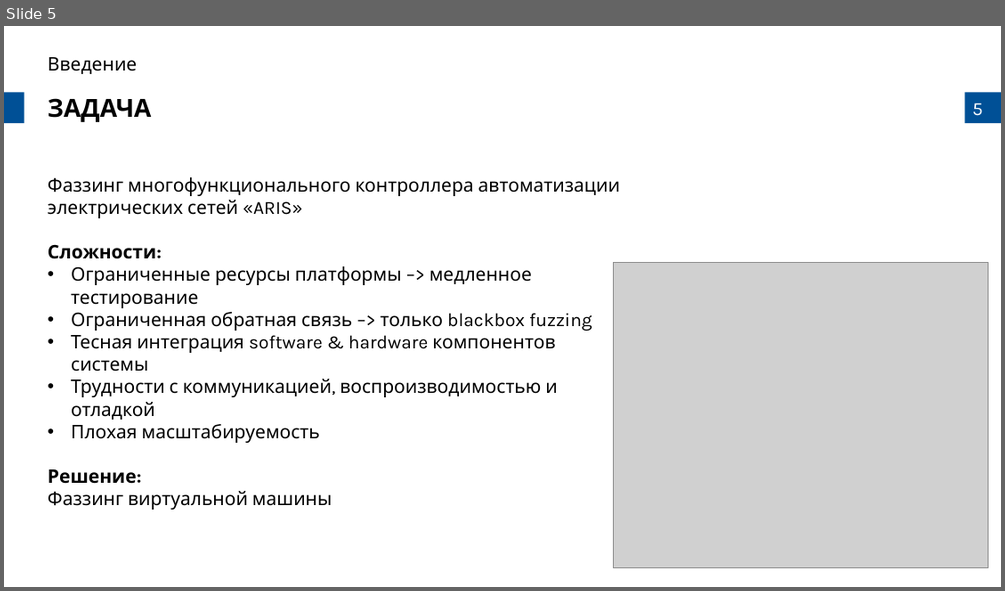
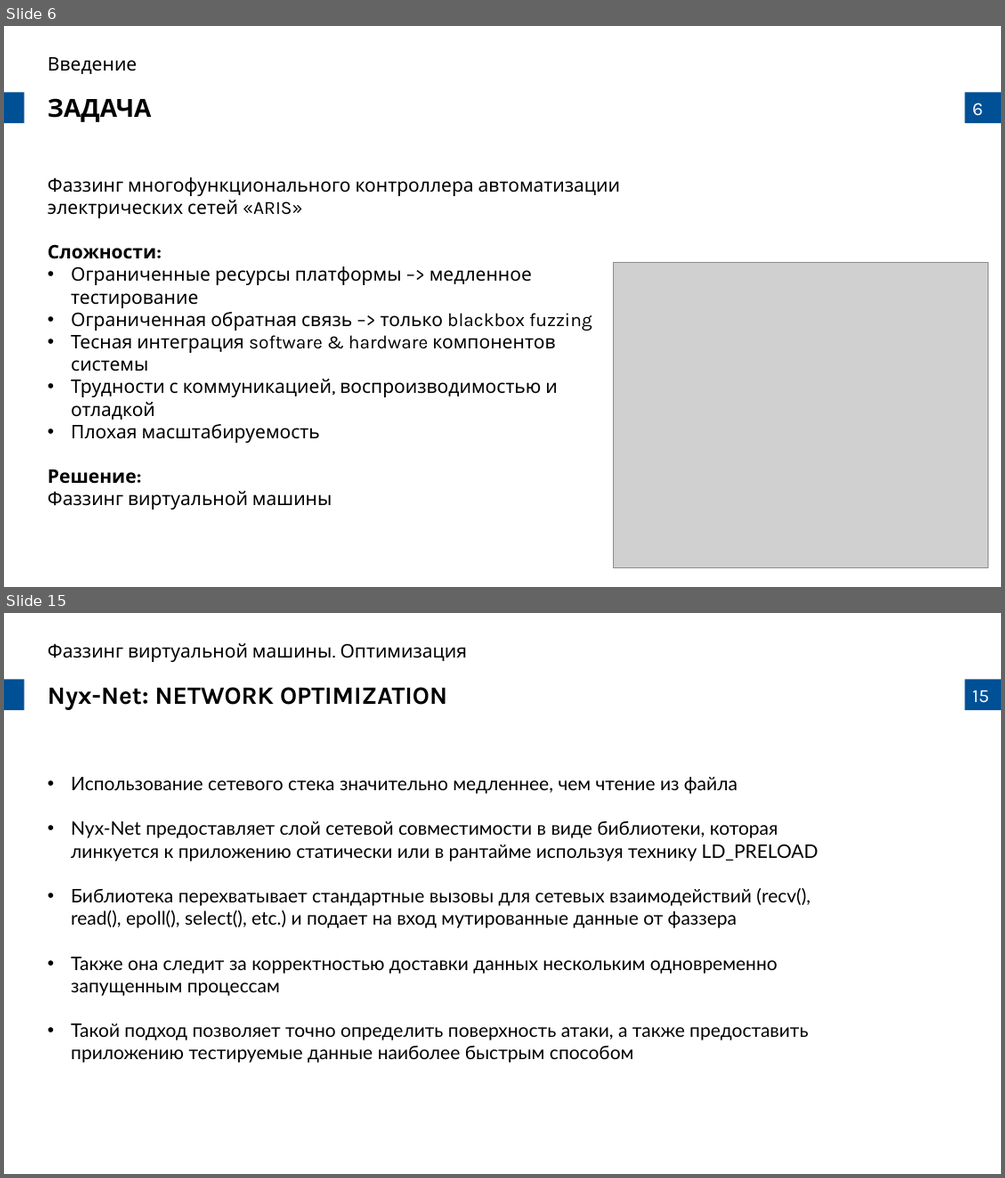
Before and after one commit to prostoAlexandr/BeeTech_2024, a slide deck: Belikov_Virtual_machine_fuzzing_types_and_approaches.pptx. Shown one above the other, each under a label of ours: slide 5 before the commit, slides 6 and 15 after it; the slides between them are not shown. The pictures are 1005x591 and 1005x1178 pixels, drawn with LibreOffice and Linux fonts; fonts in the diff are those of the drawing; grey boxes stand for pictures; background and template pictures are left out. Boxes give left, top, right and bottom in pixels: in the first picture for what was removed or moved away, otherwise in the second. Text is boxed around its words. In the diff, an @@ line names an element or a change of style, - is before the commit and + after.

```diff
--- a/Belikov_Virtual_machine_fuzzing_types_and_approaches.pptx
+++ b/Belikov_Virtual_machine_fuzzing_types_and_approaches.pptx
@@ slide 15 added at (4,613,1001,1174), background #FFFFFF; not listed: 3 template elements that a slide beside it also shows @@
@@ text added at (48,643,468,662), 18 pt, text #000000 @@
+Фаззинг виртуальной машины. Оптимизация
@@ text added at (48,687,447,710), 24 pt, text #000000, bold @@
+Nyx-Net: NETWORK OPTIMIZATION
@@ text added at (71,777,818,1062), 18 pt, text #000000 @@
+• Использование сетевого стека значительно медленнее, чем чтение из файла
+• Nyx-Net предоставляет слой сетевой совместимости в виде библиотеки, которая линкуется к приложению статически или в рантайме используя технику LD_PRELOAD
+• Библиотека перехватывает стандартные вызовы для сетевых взаимодействий (recv(), read(), epoll(), select(), etc.) и подает на вход мутированные данные от фаззера
+• Также она следит за корректностью доставки данных нескольким одновременно запущенным процессам
+• Такой подход позволяет точно определить поверхность атаки, а также предоставить приложению тестируемые данные наиболее быстрым способом
@@ what was slide 5 is now slide 6 @@
@@ page number at (972,103,983,116): text changed @@
-5
+6
```
Also in this commit, not shown: 11 slides changed, 6 other slides added, 2 slides removed, 1 other file.
